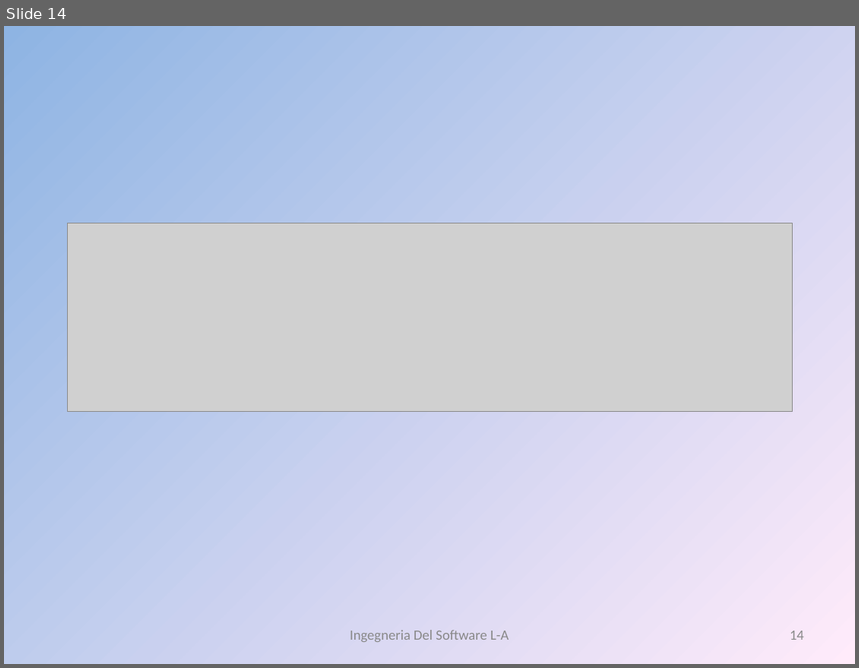
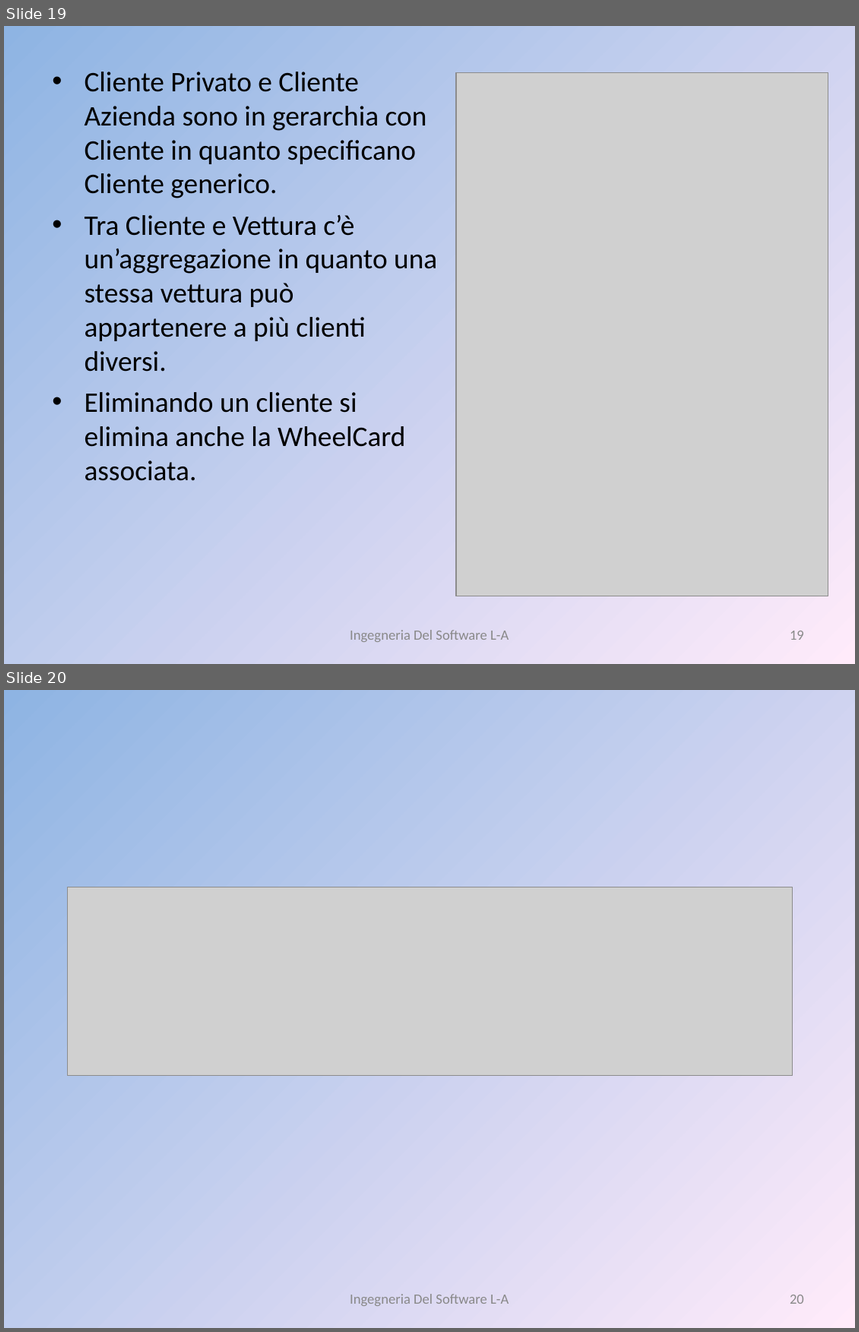
Before and after one commit to liannario/ingsoftbo, a slide deck: ViaggiateSicuri.ppt. Shown one above the other, each under a label of ours: slide 14 before the commit, slides 19 and 20 after it. The pictures are 859x668 and 859x1332 pixels, drawn with LibreOffice and Linux fonts; fonts in the diff are those of the drawing; grey boxes stand for pictures. Boxes give left, top, right and bottom in pixels: in the first picture for what was removed or moved away, otherwise in the second. Text is boxed around its words. In the diff, an @@ line names an element or a change of style, - is before the commit and + after.

```diff
--- a/ViaggiateSicuri.ppt
+++ b/ViaggiateSicuri.ppt
@@ slide 19 added at (4,26,855,664), background gradient #8EB4E3 to #FFEBFA @@
@@ text added at (85,72,437,481), 24 pt, text #000000 @@
+• Cliente Privato e Cliente Azienda sono in gerarchia con Cliente in quanto specificano Cliente generico.
+• Tra Cliente e Vettura c’è un’aggregazione in quanto una stessa vettura può appartenere a più clienti diversi.
+• Eliminando un cliente si elimina anche la WheelCard associata.
@@ picture added at (456,73,828,596) @@
@@ text added at (350,630,509,642), 12 pt, text #898989 @@
+Ingegneria Del Software L-A
@@ page number added at (790,631,804,640), 12 pt, text #898989 @@
+19
@@ what was slide 14 is now slide 20 @@
@@ page number at (790,1295,804,1304): text changed @@
-14
+20
```
Also in this commit, not shown: 1 slide changed, 5 other slides added.
